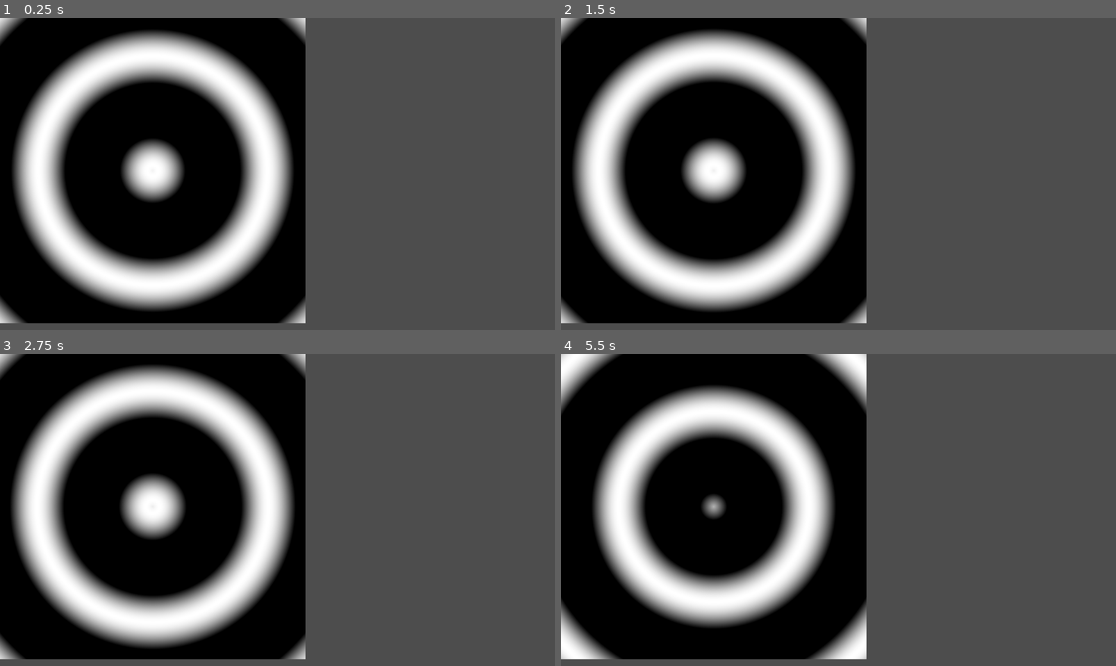
Above: before the commit, frames 1-4 (two rows, left to right).
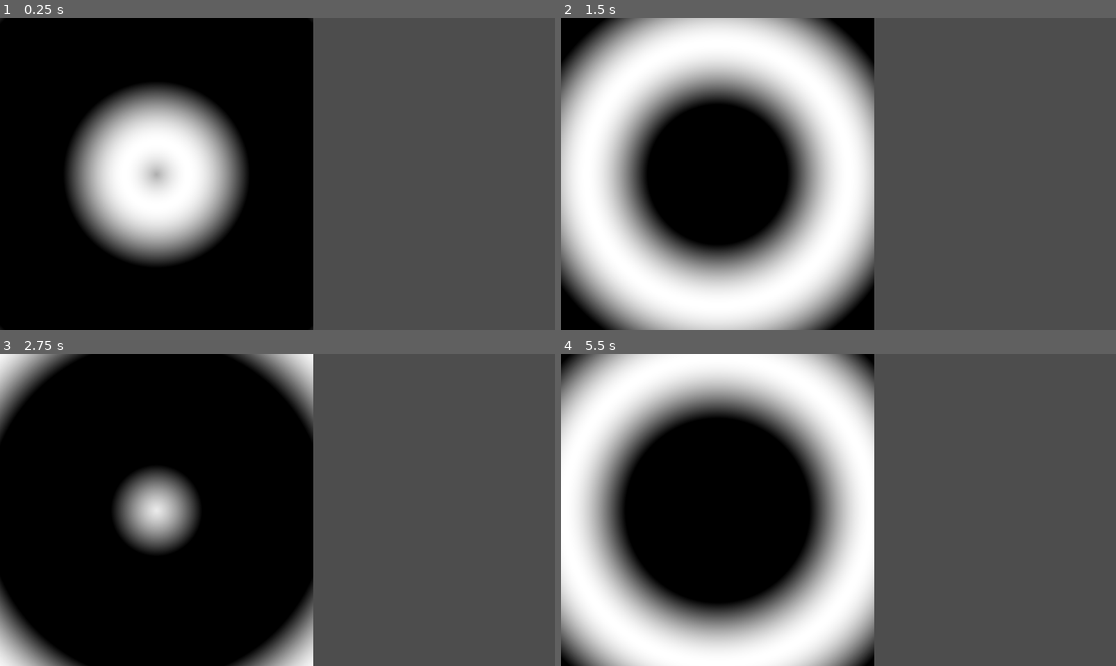
Above: after the commit, the same moments.

Repository: K2mies/Blasma-project
Game: Godot game, scene res://Scenes/Blasma02.tscn
Same seed, same stepped clock (60 frames per second), same inputs: the game is played once before the commit and once after it. This scene is started directly instead of the project's main scene.
Inputs (mouse positions are in pixels of both pictures, inside the frame that each line leads up to):
- Up to frame 1 (0.25 s): no input
- Up to frame 2 (1.5 s): move the mouse to (960, 158) at 0.52 s; move the mouse to (727, 189) at 1.27 s
- Up to frame 3 (2.75 s): move the mouse to (333, 441) at 2.02 s
- Up to frame 4 (5.5 s): move the mouse to (810, 572) at 2.77 s; move the mouse to (1005, 556) at 3.52 s; move the mouse to (672, 463) at 4.27 s; move the mouse to (866, 510) at 5.02 s

The runs differ from the first frame. In frame 1, 38% of the frame differs, in the area x 0-57%, y 0-100%; in frame 2, 39%; in frame 3, 31%; in frame 4, 46%.

Commit message:
added first mixed shader

Diff:
--- a/Scenes/Blasma00.tscn
+++ b/Scenes/Blasma00.tscn
@@ -4,9 +4,9 @@
 
 [sub_resource type="ShaderMaterial" id="ShaderMaterial_myo0e"]
 shader = ExtResource("1_nawl5")
+shader_parameter/direction = Vector2(10, 0)
+shader_parameter/uv_scale = 0.33
 shader_parameter/scale = 1.34
-shader_parameter/uv_scale = 0.33
-shader_parameter/direction = Vector2(10, 0)
 shader_parameter/speed = 5.0
 shader_parameter/value = 0.5
 
@@ -14,5 +14,5 @@
 
 [node name="ColorRect" type="ColorRect" parent="."]
 material = SubResource("ShaderMaterial_myo0e")
-offset_right = 1150.0
+offset_right = 1156.0
 offset_bottom = 640.0
--- a/Scenes/Blasma02.tscn
+++ b/Scenes/Blasma02.tscn
@@ -5,14 +5,14 @@
 [sub_resource type="ShaderMaterial" id="ShaderMaterial_wul80"]
 shader = ExtResource("1_b4rxa")
 shader_parameter/uv_scale = 20.0
-shader_parameter/ring_density = 0.88
+shader_parameter/ring_density = 0.4
 shader_parameter/center_offset_x = 10.0
 shader_parameter/center_offset_y = 10.0
-shader_parameter/speed = 5.0
+shader_parameter/speed = 3.0
 
 [node name="Node2D" type="Node2D"]
 
 [node name="ColorRect" type="ColorRect" parent="."]
 material = SubResource("ShaderMaterial_wul80")
-offset_right = 634.0
-offset_bottom = 634.0
+offset_right = 650.0
+offset_bottom = 650.0
--- /dev/null
+++ b/Scenes/Blasma03.tscn
@@ -0,0 +1,21 @@
+[gd_scene load_steps=3 format=3 uid="uid://drmv3bih3hs7l"]
+
+[ext_resource type="Shader" uid="uid://6cpco7mvjphf" path="res://Shaders/Blasma03.gdshader" id="1_6etgm"]
+
+[sub_resource type="ShaderMaterial" id="ShaderMaterial_lego1"]
+shader = ExtResource("1_6etgm")
+shader_parameter/speed = 5.0
+shader_parameter/uv_scale = 20.0
+shader_parameter/value = 0.1
+shader_parameter/direction = Vector2(0.2, 0)
+shader_parameter/scale = 20.0
+shader_parameter/ring_density = 0.4
+shader_parameter/center_offset_x = 10.0
+shader_parameter/center_offset_y = 10.0
+
+[node name="Node2D" type="Node2D"]
+
+[node name="ColorRect" type="ColorRect" parent="."]
+material = SubResource("ShaderMaterial_lego1")
+offset_right = 649.0
+offset_bottom = 649.0
--- a/Shaders/Blasma01.gdshader
+++ b/Shaders/Blasma01.gdshader
@@ -1,12 +1,25 @@
 shader_type canvas_item;
+/*
+*	STRIPE WAVE SHADER
+*	shader that creates a striped wave
+*/
 
+// -------------------------------------------------------------------- uniforms
 uniform vec2 direction =		vec2(10.0f, 0.f);
 uniform float uv_scale =		1.f;
 uniform float scale = 		20.f;
 uniform float speed = 		5.f;
 uniform float value =		0.5f;
 
-float stripe( float x, float y, float vx, float vy, float phase, float Length )
+// ------------------------------------------------------------------- functions
+float stripeWave(
+	float x,
+	float y,
+	float vx,
+	float vy,
+	float phase,
+	float Length
+)
 {
 	vec2 pos =				vec2( x, y );
 	vec2 direction_v =		vec2( vx, vy );
@@ -31,7 +44,7 @@
 	float current_phase = TIME * speed;
 
 	// 3. call your custom function
-	float sin1 = stripe(
+	float sin1 = stripeWave(
 		uv_scaled.x,
 		uv_scaled.y,
 		direction.x,
--- a/Shaders/Blasma02.gdshader
+++ b/Shaders/Blasma02.gdshader
@@ -1,18 +1,30 @@
 shader_type canvas_item;
+/*
+*	RADIAL WAVE SHADER
+*	shader that creates a radial wave
+*/
 
+// -------------------------------------------------------------------- uniforms
 uniform float uv_scale =			20.f;
-uniform float ring_density = 	10.f;
-uniform float center_offset_x =	10.f;
-uniform float center_offset_y =	10.f;
-uniform float speed =			5.f;
+uniform float ring_density = 	.4f;
+uniform float center_offset_x =	10.f; //to center, half uv_scale
+uniform float center_offset_y =	10.f; //to center, half uv_scale
+uniform float speed =			3.f;
 
-
-float radial( float x, float y, float center_x, float center_y, float diameter, float phase )
+// ------------------------------------------------------------------- functions
+float radialWave(
+	float x,
+	float y,
+	float center_x,
+	float center_y,
+	float diameter,
+	float phase
+)
 {
 	// 1. Calculate the distance vector (dx, dy)
-	vec2 pos =				vec2( x, y );
-	vec2 centre =			vec2( center_x, center_y );
-	vec2 distance_vector =	pos - centre;
+	vec2 pos =					vec2( x, y );
+	vec2 centre =				vec2( center_x, center_y );
+	vec2 distance_vector =		pos - centre;
 
 	// 2. Calculate the magnitude of the distance vector (Math.sqrt(dx*dx + dy*dy))
 	// alternativley can use the 'length' function which does the same thing
@@ -31,15 +43,15 @@
 void fragment() {
 
 	// 1. Get scaled UV coordinates
-	vec2 st = UV * uv_scale; //scale up pattern coordinates
+	vec2 uv_scaled = UV * uv_scale; //scale up pattern coordinates
 
 	// 2. Use TIME for animation
 	float current_phase = TIME * speed;
 
 	// 3. Radial function call
-	float sin1 = radial(
-		st.x,
-		st.y,
+	float sin1 = radialWave(
+		uv_scaled.x,
+		uv_scaled.y,
 		center_offset_x,
 		center_offset_y,
 		ring_density,
--- /dev/null
+++ b/Shaders/Blasma03.gdshader
@@ -0,0 +1,95 @@
+shader_type canvas_item;
+/*
+*	FIRST MIXED SHADER
+*	attempt at mixing a radial and a striped wave
+*/
+
+// ------------------------------------------------------------- shared uniforms
+uniform float speed = 				5.f;
+uniform float uv_scale =			20.f;
+// ------------------------------------------------------------- stripe uniforms
+uniform float value =				.1f;
+uniform vec2 direction =			vec2(.2f, 0.f);
+uniform float scale = 				20.f;
+// ------------------------------------------------------------- radial uniforms
+uniform float ring_density = 		.4f;
+uniform float center_offset_x =		10.f;				//to center, half uv_scale
+uniform float center_offset_y =		10.f;				//to center, half uv_scale
+
+// ------------------------------------------------------------------- functions
+float stripeWave(
+	float x,
+	float y,
+	float vx,
+	float vy,
+	float phase,
+	float Length
+)
+{
+	vec2 pos =						vec2( x, y );
+	vec2 direction_v =				vec2( vx, vy );
+	float dot_product =				dot( direction_v, pos );
+	float gradient = dot_product * Length + phase; //gradient interpelation
+	gradient = gradient * value + value;
+	return sin( gradient );
+}
+
+float radialWave(
+	float x,
+	float y,
+	float center_x,
+	float center_y,
+	float diameter,
+	float phase
+)
+{
+	// 1. Calculate the distance vector (dx, dy)
+	vec2 pos =						vec2( x, y );
+	vec2 centre =					vec2( center_x, center_y );
+	vec2 distance_vector =			pos - centre;
+
+	// 2. Calculate the magnitude of the distance vector (Math.sqrt(dx*dx + dy*dy))
+	 float distance_from_centre = length( distance_vector );
+
+	// 3. Apply scaling and phase shift
+	float gradient = distance_from_centre * diameter + phase;
+
+	return sin( gradient );
+}
+void fragment() {
+
+	// ------------------------------------------------------------------- variables
+
+	// 1. Get scaled UV coordinates
+	vec2 uv_scaled = UV * uv_scale; //scale up pattern coordinates
+
+	// 2. Use TIME for animation
+	float current_phase = TIME * speed;
+
+	// -------------------------------------------------------------- function calls
+	// 3. striped function call
+	float sin1 = stripeWave(
+		uv_scaled.x,
+		uv_scaled.y,
+		direction.x,
+		direction.y,
+		current_phase,
+		scale
+	);
+
+		// 3. Radial function call
+	float sin2 = radialWave(
+		uv_scaled.x,
+		uv_scaled.y,
+		center_offset_x,
+		center_offset_y,
+		ring_density,
+		current_phase
+	);
+	// ----------------------------------------------------------------- wave mixing
+	vec4 c1 = 	vec4(vec3(sin1), 1.f);
+	vec4 c2 = 	vec4(vec3(sin2), 1.f);
+	vec4 c =	mix(c1, c2, .5f);
+	// ---------------------------------------------------------------------- output
+	COLOR = clamp(c, 0, 1);
+}
Not shown, added: Shaders/Blasma03.gdshader.uid
